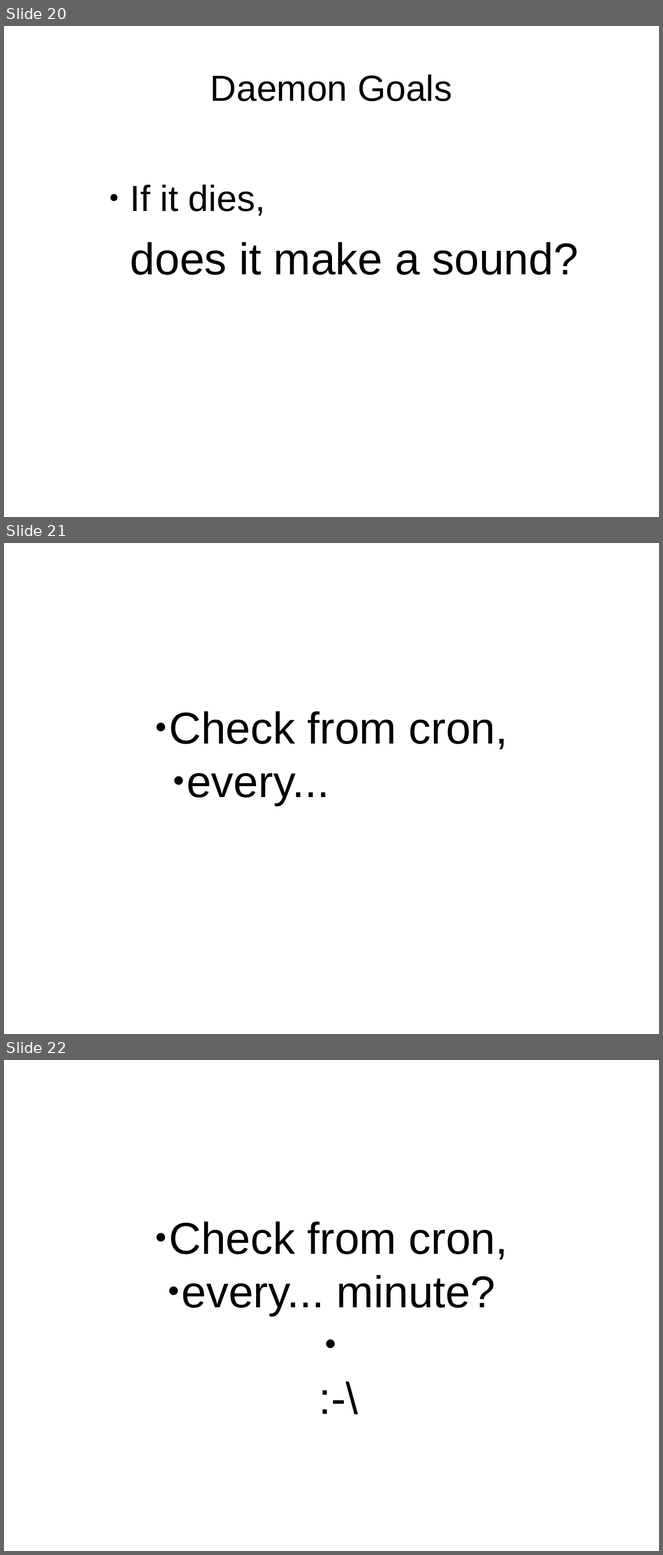
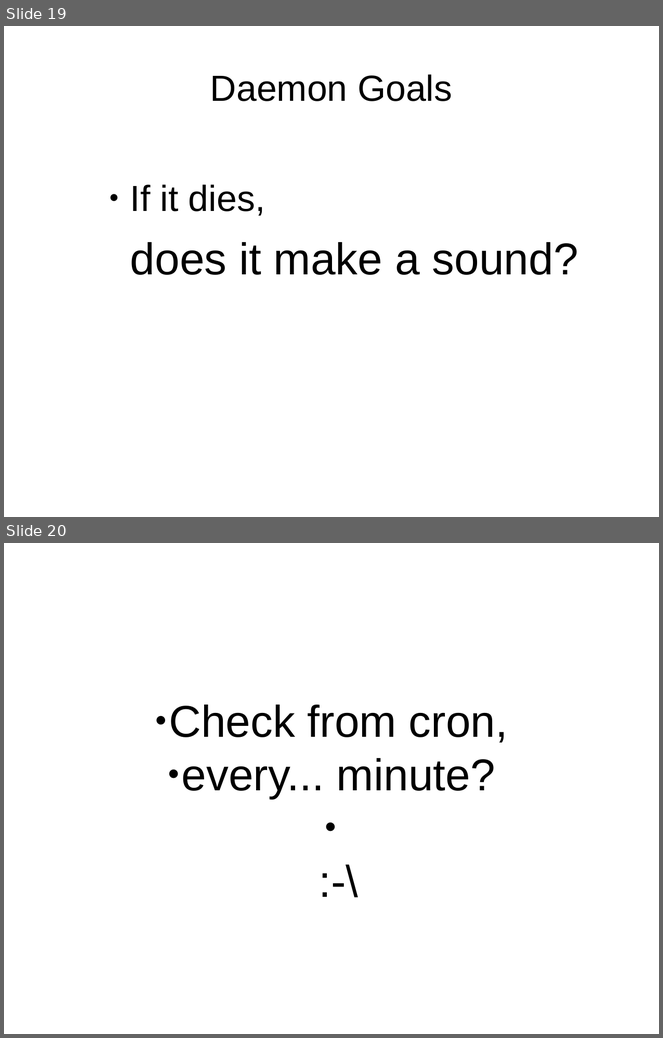
Before and after one commit to nrdvana/yapc-supervision-talk, a slide deck: slides.odp. Shown one above the other, each under a label of ours: slides 20, 21 and 22 before the commit, slides 19 and 20 after it. The pictures are 663x1555 and 663x1038 pixels, drawn with LibreOffice and Linux fonts; fonts in the diff are those of the drawing. Boxes give left, top, right and bottom in pixels: in the first picture for what was removed or moved away, otherwise in the second. Text is boxed around its words. In the diff, an @@ line names an element or a change of style, - is before the commit and + after.

```diff
--- a/slides.odp
+++ b/slides.odp
@@ slide 21 removed at box(4, 543, 659, 1034), background #FFFFFF @@
@@ subtitle removed at box(169, 711, 508, 806) @@
-● Check from cron,
-● every...
@@ what was slide 20 is now slide 19 @@
@@ what was slide 22 is now slide 20 @@
```
Also in this commit, not shown: 2 other slides removed, 1 other file.
